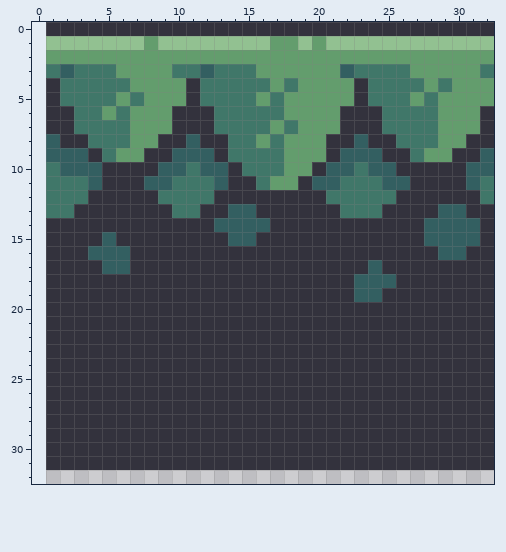
A pixel-art sprite gets an edit: packages/map_editor/assets/images/tilesets/pirate_tileset_pixel_frog/top_center.png. The picture above is the old version.
The file is 32x33 pixels. The old version is drawn lined up with the new one, on the new canvas.
Now the later version:
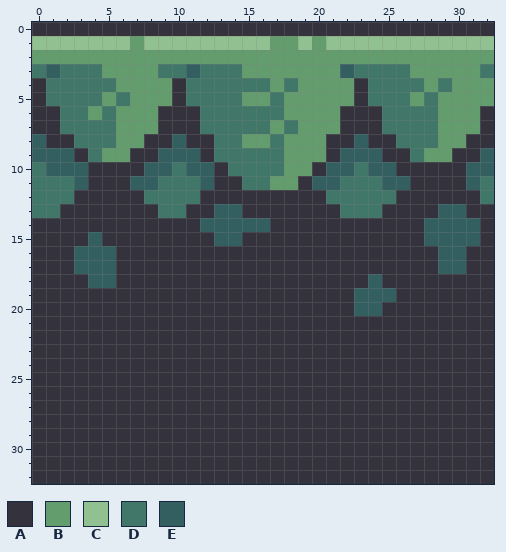
Palette (. is transparent): A #33323d  B #639d6d  C #92c191  D #407769  E #335f61
Changes in this commit:
canvas 32x33 -> 33x33, the old top-left corner now at 1,0
@@ x 0..32 @@
- 0 .AAAAAAAAAAAAAAAAAAAAAAAAAAAAAAAA
- 1 .CCCCCCCBCCCCCCCCBBCBCCCCCCCCCCCC
- 2 .BBBBBBBBBBBBBBBBBBBBBBBBBBBBBBBB
- 3 .DEDDDBBBBDDEDDDBBBBBBEDDDDBBBBBD
- 4 .ADDDDDBBBBADDDDDBDBBBBADDDDBDBBB
- 5 .ADDDDBDBBBADDDDBDBBBBBADDDBDBBBB
- 6 .AADDBDBBBAAADDDDDBBBBAAADDDDBBBA
- 7 .AADDDDBBBAAADDDDBDBBBAAADDDDBBBA
- 8 .EAADDDBBAAEAADDBDBBBAAEAADDDBBAA
- 9 .EEEADBBAAEEEADDDDBBBAEEEAADBBAAE
-10 .DEEEAAAAEEDEEADDDBBAEEDEEAAAAAEE
-11 .DDDEAAAEEDDDEAADBBAEEDDDEEAAAAED
-12 .DDDAAAAADDDDAAAAAAAADDDDDAAAAAAD
-13 .DDAAAAAAADDAAEEAAAAAADDDAAAAEEAA
-14 .AAAAAAAAAAAAEEEEAAAAAAAAAAAEEEEA
-15 .AAAAEAAAAAAAAEEAAAAAAAAAAAAEEEEA
-16 .AAAEEEAAAAAAAAAAAAAAAAAAAAAAEEAA
-17 .AAAAEEAAAAAAAAAAAAAAAAAEAAAAAAAA
-18 .AAAAAAAAAAAAAAAAAAAAAAEEEAAAAAAA
-19 .AAAAAAAAAAAAAAAAAAAAAAEEAAAAAAAA
-20 .AAAAAAAAAAAAAAAAAAAAAAAAAAAAAAAA
-21 .AAAAAAAAAAAAAAAAAAAAAAAAAAAAAAAA
-22 .AAAAAAAAAAAAAAAAAAAAAAAAAAAAAAAA
-23 .AAAAAAAAAAAAAAAAAAAAAAAAAAAAAAAA
-24 .AAAAAAAAAAAAAAAAAAAAAAAAAAAAAAAA
-25 .AAAAAAAAAAAAAAAAAAAAAAAAAAAAAAAA
-26 .AAAAAAAAAAAAAAAAAAAAAAAAAAAAAAAA
-27 .AAAAAAAAAAAAAAAAAAAAAAAAAAAAAAAA
-28 .AAAAAAAAAAAAAAAAAAAAAAAAAAAAAAAA
-29 .AAAAAAAAAAAAAAAAAAAAAAAAAAAAAAAA
-30 .AAAAAAAAAAAAAAAAAAAAAAAAAAAAAAAA
-31 .AAAAAAAAAAAAAAAAAAAAAAAAAAAAAAAA
-32 .................................
+ 0 AAAAAAAAAAAAAAAAAAAAAAAAAAAAAAAAA
+ 1 CCCCCCCBCCCCCCCCCBBCBCCCCCCCCCCCC
+ 2 BBBBBBBBBBBBBBBBBBBBBBBBBBBBBBBBB
+ 3 DEDDDBBBBDDEDDDBBBBBBBEDDDDBBBBBD
+ 4 ADDDDDBBBBADDDDDDBDBBBBADDDDBDBBB
+ 5 ADDDDBDBBBADDDDBBDBBBBBADDDBDBBBB
+ 6 AADDBDBBBAAADDDDDDBBBBAAADDDDBBBA
+ 7 AADDDDBBBAAADDDDDBDBBBAAADDDDBBBA
+ 8 EAADDDBBAAEAADDBBDBBBAAEAADDDBBAA
+ 9 EEEADBBAAEEEADDDDDBBBAEEEAADBBAAE
+10 DEEEAAAAEEDEEADDDDBBAEEDEEAAAAAEE
+11 DDDEAAAEEDDDEAADDBBAEEDDDEEAAAAED
+12 DDDAAAAADDDDAAAAAAAAADDDDDAAAAAAD
+13 DDAAAAAAADDAAEEAAAAAAADDDAAAAEEAA
+14 AAAAAAAAAAAAEEEEEAAAAAAAAAAAEEEEA
+15 AAAAEAAAAAAAAEEAAAAAAAAAAAAAEEEEA
+16 AAAEEEAAAAAAAAAAAAAAAAAAAAAAAEEAA
+17 AAAEEEAAAAAAAAAAAAAAAAAAAAAAAEEAA
+18 AAAAEEAAAAAAAAAAAAAAAAAAEAAAAAAAA
+19 AAAAAAAAAAAAAAAAAAAAAAAEEEAAAAAAA
+20 AAAAAAAAAAAAAAAAAAAAAAAEEAAAAAAAA
+21 AAAAAAAAAAAAAAAAAAAAAAAAAAAAAAAAA
+22 AAAAAAAAAAAAAAAAAAAAAAAAAAAAAAAAA
+23 AAAAAAAAAAAAAAAAAAAAAAAAAAAAAAAAA
+24 AAAAAAAAAAAAAAAAAAAAAAAAAAAAAAAAA
+25 AAAAAAAAAAAAAAAAAAAAAAAAAAAAAAAAA
+26 AAAAAAAAAAAAAAAAAAAAAAAAAAAAAAAAA
+27 AAAAAAAAAAAAAAAAAAAAAAAAAAAAAAAAA
+28 AAAAAAAAAAAAAAAAAAAAAAAAAAAAAAAAA
+29 AAAAAAAAAAAAAAAAAAAAAAAAAAAAAAAAA
+30 AAAAAAAAAAAAAAAAAAAAAAAAAAAAAAAAA
+31 AAAAAAAAAAAAAAAAAAAAAAAAAAAAAAAAA
+32 AAAAAAAAAAAAAAAAAAAAAAAAAAAAAAAAA
Pixel boxes of the changes (left, top, right, bottom) in both pictures:
changed: (32, 22, 494, 484)
